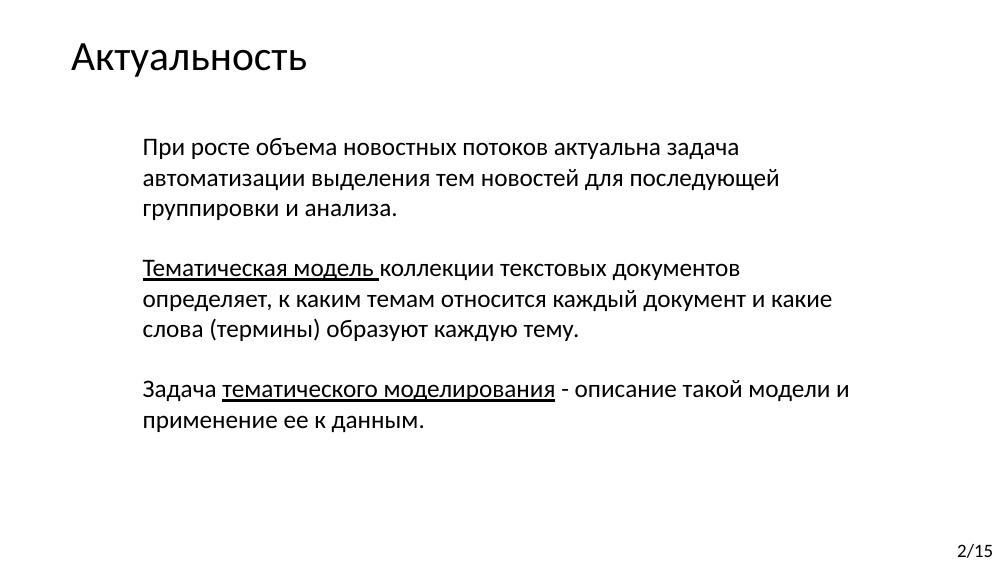
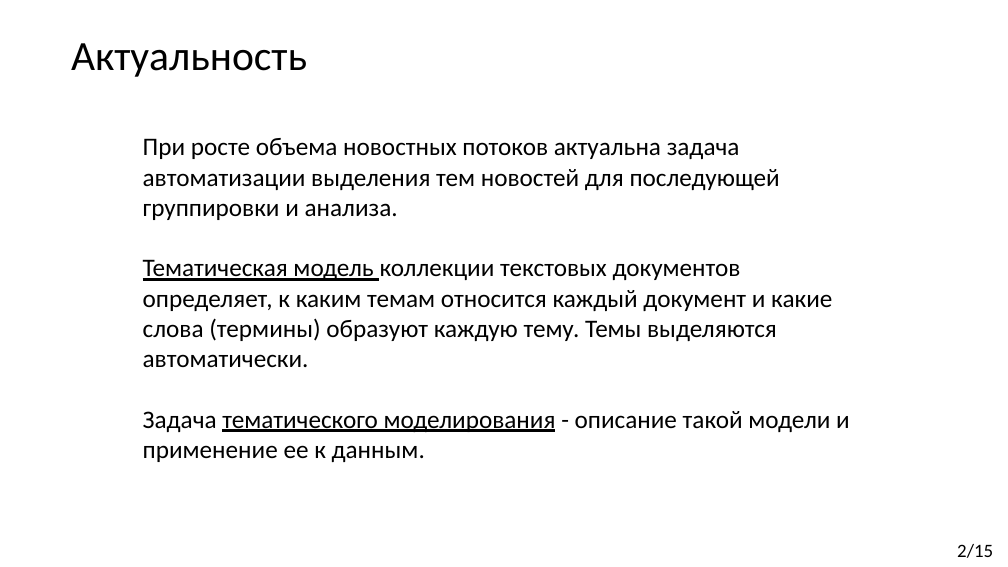
Before and after one commit to Kirmark/bachelor-qualification-work, a slide deck: slide 2 of presentation/presentation.pptx. Drawn at 1008x567 pixels with LibreOffice and Linux fonts; fonts in the diff are those of the drawing. Boxes give left, top, right and bottom in pixels: in the first picture for what was removed or moved away, otherwise in the second. Text is boxed around its words. In the diff, an @@ line names an element or a change of style, - is before the commit and + after.

```diff
--- a/presentation/presentation.pptx
+++ b/presentation/presentation.pptx
@@ text at bbox=[143, 259, 832, 367]: text changed @@
-Тематическая модель коллекции текстовых документов определяет, к каким темам относится каждый документ и какие слова (термины) образуют каждую тему.
+Тематическая модель коллекции текстовых документов определяет, к каким темам относится каждый документ и какие слова (термины) образуют каждую тему. Темы выделяются автоматически.
```
Also in this commit, not shown: 1 other file.
